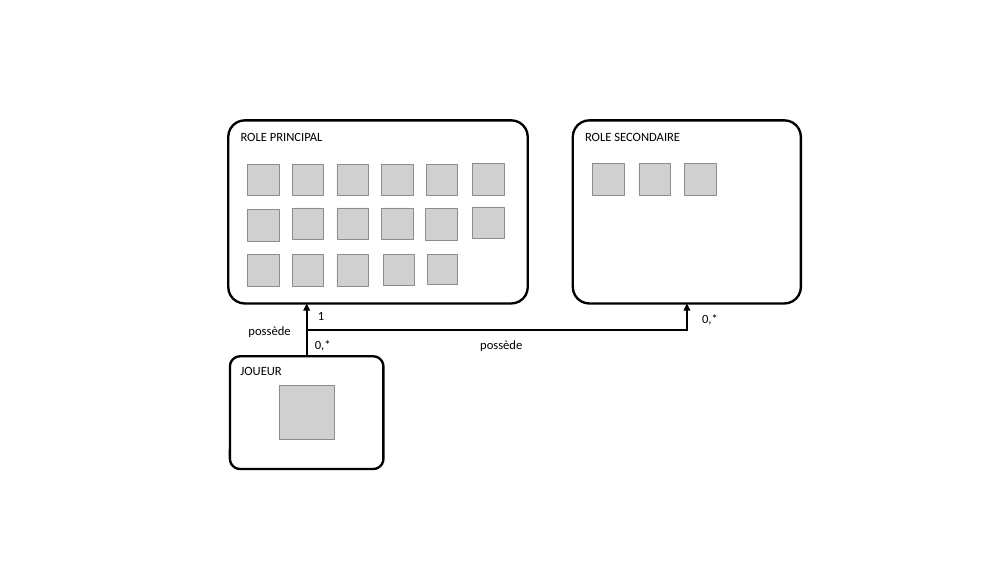
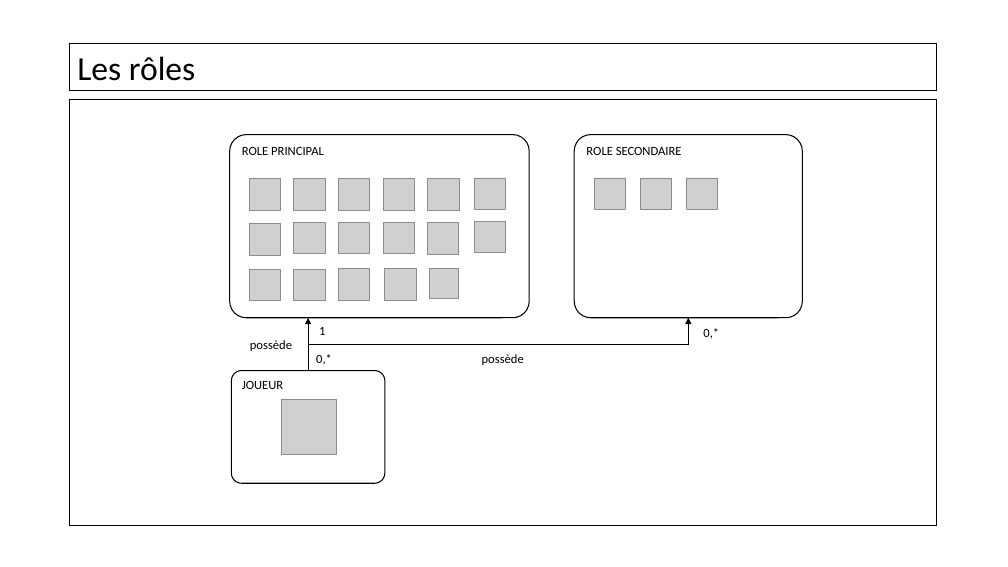
Before and after one commit to konamdav/Loup-Garou, a slide deck: slide 3 of Soutenance.pptx (slide 1 before the commit). Drawn at 1008x567 pixels with LibreOffice and Linux fonts; fonts in the diff are those of the drawing; grey boxes stand for pictures; background and template pictures are left out. Boxes give left, top, right and bottom in pixels: in the first picture for what was removed or moved away, otherwise in the second. Text is boxed around its words. In the diff, an @@ line names an element or a change of style, - is before the commit and + after.

```diff
--- a/Soutenance.pptx
+++ b/Soutenance.pptx
@@ rectangle added at (70,44,936,91), fill #FFFFFF at 48% opacity, outline #000000 1 pt, 32 pt, text #000000 @@
+Les rôles
@@ rectangle added at (70,100,936,526), fill #FFFFFF at 48% opacity, outline #000000 1 pt @@
@@ outline #000000 2.25 pt to #000000 1 pt in 3 elements at (575,135,803,318), (231,371,385,483), (230,135,529,318) @@
@@ 21 pictures, 5 texts, 3 rounded rectangles, 1 elbow arrow, 1 arrow: place and size @@
-21 pictures, 5 texts, 3 rounded rectangles, 1 elbow arrow, 1 arrow at (228,120,802,469)
+21 pictures, 5 texts, 3 rounded rectangles, 1 elbow arrow, 1 arrow at (230,135,803,483)
@@ elbow arrow (309, 371) - (688, 318): stroke #000000 2.25 pt to #000000 1 pt @@
@@ arrow (309, 371) - (309, 318): stroke #000000 2.25 pt to #000000 1 pt @@
```
Also in this commit, not shown: 12 other slides changed, 5 slides added, 3 slides removed.
